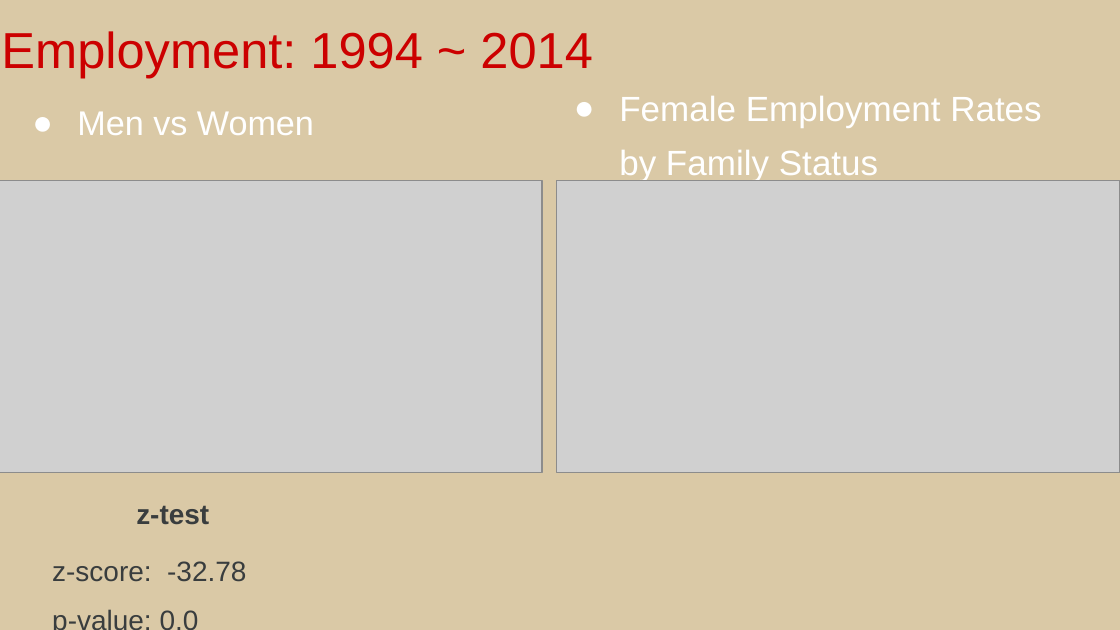
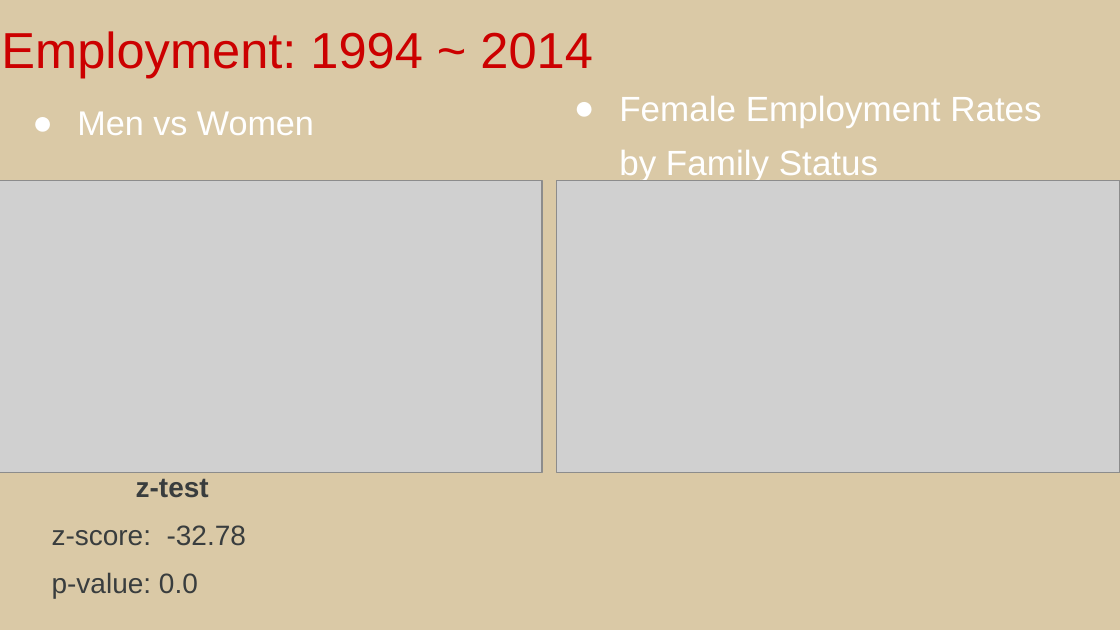
Before and after one commit to banjopickin/women_workforce, a slide deck: slide 3 of women_workforce.pptx. Drawn at 1120x630 pixels with LibreOffice and Linux fonts; fonts in the diff are those of the drawing; grey boxes stand for pictures. Boxes give left, top, right and bottom in pixels: in the first picture for what was removed or moved away, otherwise in the second. Text is boxed around its words. In the diff, an @@ line names an element or a change of style, - is before the commit and + after.

```diff
--- a/women_workforce.pptx
+++ b/women_workforce.pptx
@@ text "z-test": place and size @@
-text "z-test" at <box>52,505,246,582</box>
+text "z-test" at <box>52,478,246,599</box>
@@ text at <box>52,478,246,546</box>: line spacing 1.2 to 1; line spacing 1.3 to 1 @@
```
Also in this commit, not shown: 1 slide added, 3 other files.
